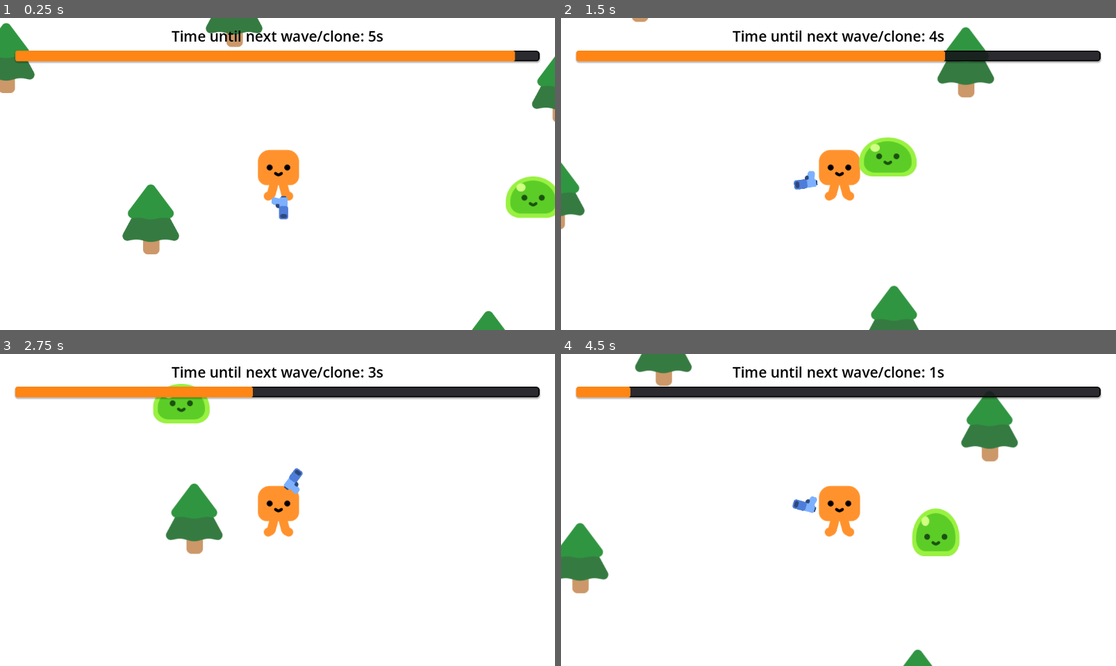
Above: before the commit, frames 1-4 (two rows, left to right).
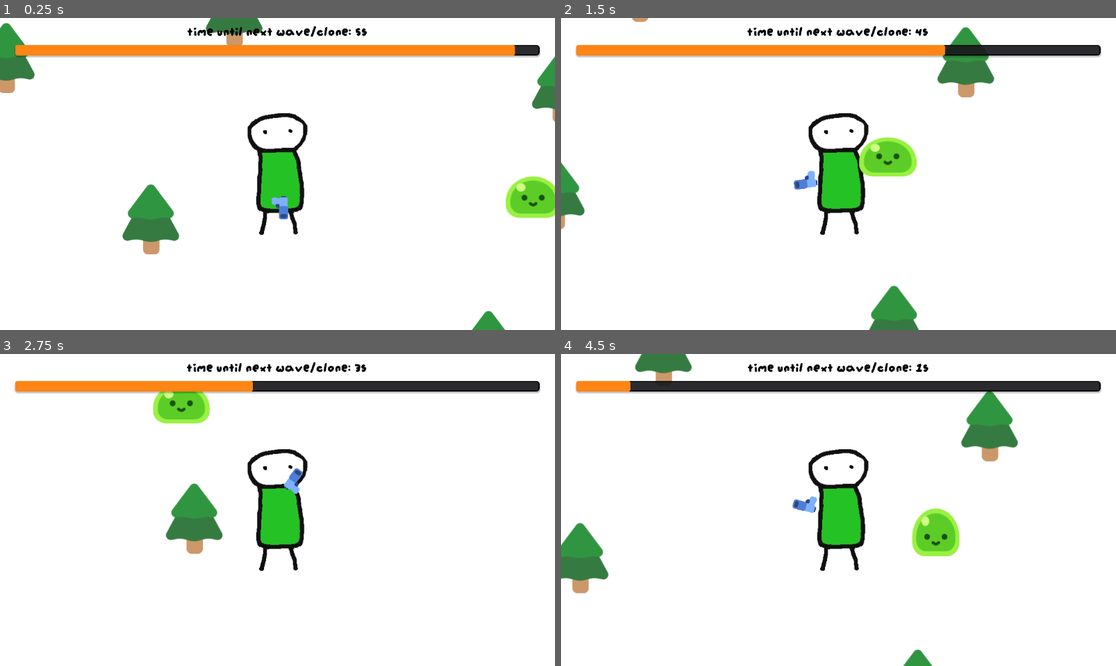
Above: after the commit, the same moments.

Repository: ar-bh/gmtk-countdown
Game: Godot game, scene res://gameplay/gameplay.tscn
Same seed, same stepped clock (60 frames per second), same inputs: the game is played once before the commit and once after it.
Inputs (mouse positions are in pixels of both pictures, inside the frame that each line leads up to):
- Up to frame 1 (0.25 s): no input
- Up to frame 2 (1.5 s): tap Enter at 0.5 s; move the mouse to (960, 158) at 0.52 s; hold D (move_right) 0.53-1.28 s; click (960, 158) at 0.6 s; move the mouse to (727, 189) at 1.27 s; hold Down (move_down) from 1.28 s (still down); tap Alt at 1.35 s
- Up to frame 3 (2.75 s): move the mouse to (333, 441) at 2.02 s; release Down (move_down) at 2.03 s; hold D (move_right) from 2.03 s (still down); tap Shift at 2.1 s
- Up to frame 4 (4.5 s): move the mouse to (810, 572) at 2.77 s; release D (move_right) at 2.78 s; hold W (move_up) 2.78-3.53 s; click (810, 572) at 2.85 s; move the mouse to (1005, 556) at 3.52 s; hold A (move_left) from 3.53 s (still down); tap Alt at 3.6 s; move the mouse to (672, 463) at 4.27 s; tap Shift at 4.35 s

The runs differ from the first frame. In frame 1, 7.1% of the frame differs, in the area x 2-98%, y 2-70%; in frame 2, 7.3%; in frame 3, 7.4%; in frame 4, 7.6%.
Error before the commit: Trying to assign value of type 'CollisionShape2D' to a variable of type 'Area2D'. (res://enemies/slime/slime.gd:5)

Commit message:
new art
my artist was fired

Diff:
--- a/enemies/slime/slime.gd
+++ b/enemies/slime/slime.gd
@@ -2,7 +2,7 @@
 extends CharacterBody2D
 
 @onready var animation_player: AnimationPlayer = %AnimationPlayer
-@onready var hitbox: Area2D = %HitBox
+@onready var hitbox: CollisionShape2D = %HitBox
 
 var player = null
 
--- a/gameplay/gameplay.tscn
+++ b/gameplay/gameplay.tscn
@@ -4,6 +4,7 @@
 [ext_resource type="PackedScene" uid="uid://4mdipk1jvq2m" path="res://player/player.tscn" id="2_41n4r"]
 [ext_resource type="Texture2D" uid="uid://b56jcm86x5qrk" path="res://map/pine_tree.png" id="3_ktb3l"]
 [ext_resource type="PackedScene" uid="uid://ca5hi0o4wid0k" path="res://enemies/slime/slime.tscn" id="3_ueusv"]
+[ext_resource type="FontFile" uid="uid://cspv72rjdk28m" path="res://common/augiepixel.ttf" id="5_gvicd"]
 
 [sub_resource type="StyleBoxFlat" id="StyleBoxFlat_pb_bg"]
 content_margin_left = 3.0
@@ -89,6 +90,7 @@
 unique_name_in_owner = true
 layout_mode = 2
 theme_override_colors/default_color = Color(0, 0, 0, 1)
+theme_override_fonts/normal_font = ExtResource("5_gvicd")
 theme_override_font_sizes/normal_font_size = 30
 bbcode_enabled = true
 text = "[center]Time until next wave/clone: xs[/center]"
--- a/player/player.tscn
+++ b/player/player.tscn
@@ -2,7 +2,7 @@
 
 [ext_resource type="Script" uid="uid://vfgkditra40r" path="res://player/player.gd" id="1_g1dw6"]
 [ext_resource type="Texture2D" uid="uid://g6pgh40o3wnl" path="res://common/ground_shadow.png" id="2_g6k8r"]
-[ext_resource type="Texture2D" uid="uid://5sbbdmfujh3a" path="res://player/square_ref.png" id="2_yw30f"]
+[ext_resource type="Texture2D" uid="uid://ce43f2ipv20bs" path="res://player/green_player.png" id="3_g6k8r"]
 [ext_resource type="Script" uid="uid://b4xvvt4bx5f0r" path="res://player/weapon_pivot.gd" id="3_qjkh3"]
 [ext_resource type="PackedScene" uid="uid://bis4rwfcqk5mg" path="res://weapon/weapon.tscn" id="3_yw30f"]
 [ext_resource type="Texture2D" uid="uid://dms7mdwxbosad" path="res://weapon/pistol.png" id="5_qjkh3"]
@@ -21,7 +21,7 @@
 [node name="Skin" type="Sprite2D" parent="." unique_id=56958923]
 position = Vector2(0, 12.969566)
 scale = Vector2(1.0151495, 1.0151495)
-texture = ExtResource("2_yw30f")
+texture = ExtResource("3_g6k8r")
 
 [node name="HitBox" type="CollisionShape2D" parent="." unique_id=1393165928]
 position = Vector2(0, -0.030433655)
Binary file added: common/augiepixel.ttf
Not shown, added: common/augiepixel.ttf.import
Binary file added: player/green_player.png
Not shown, added: player/green_player.png.import
Binary file added: player/orange_player.png
Not shown, added: player/orange_player.png.import
Not shown, changed: .DS_Store
